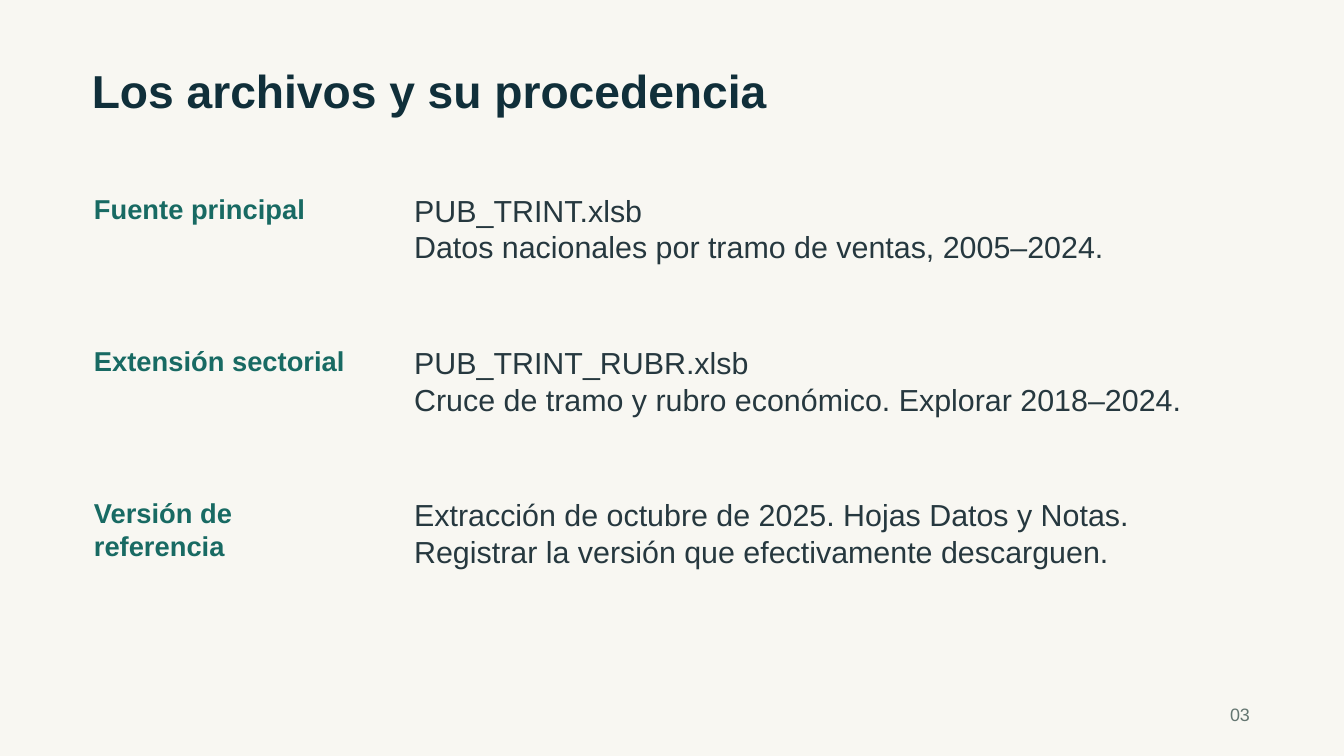
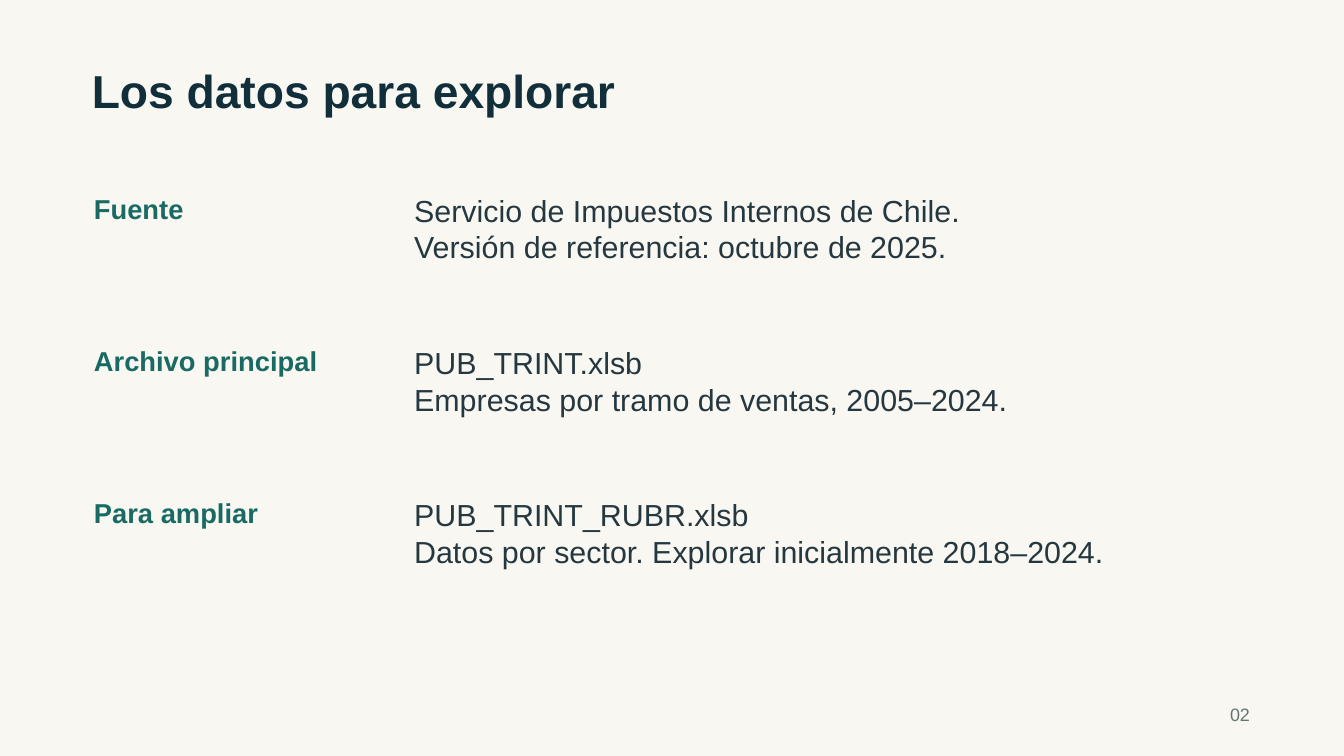
Before and after one commit to nicogarrido/complexity-economics-ai-curso, a slide deck: slide 2 of presentacion/Desafio_01_empresas_chilenas.pptx (slide 3 before the commit). Drawn at 1344x756 pixels with LibreOffice and Linux fonts; fonts in the diff are those of the drawing. Boxes give left, top, right and bottom in pixels: in the first picture for what was removed or moved away, otherwise in the second. Text is boxed around its words. In the diff, an @@ line names an element or a change of style, - is before the commit and + after.

```diff
--- a/presentacion/Desafio_01_empresas_chilenas.pptx
+++ b/presentacion/Desafio_01_empresas_chilenas.pptx
@@ text at box(92, 74, 615, 118): text changed @@
-Los archivos y su procedencia
+Los datos para explorar
@@ text at box(94, 200, 184, 220): text changed @@
-Fuente principal
+Fuente
@@ text added at box(414, 200, 960, 259), 21.8 pt, text #26383F @@
+Servicio de Impuestos Internos de Chile.
+Versión de referencia: octubre de 2025.
@@ text at box(94, 351, 317, 376): text changed @@
-Extensión sectorial
+Archivo principal
@@ text "PUB_TRINT.xlsb": place and size @@
-text "PUB_TRINT.xlsb" at box(414, 200, 1104, 264)
+text "PUB_TRINT.xlsb" at box(414, 352, 1007, 417)
@@ text removed at box(414, 352, 1181, 417) @@
-PUB_TRINT_RUBR.xlsb
-Cruce de tramo y rubro económico. Explorar 2018–2024.
@@ text at box(414, 389, 1007, 417): text changed @@
-Datos nacionales por tramo de ventas, 2005–2024.
+Empresas por tramo de ventas, 2005–2024.
@@ text at box(94, 503, 258, 528): text changed @@
-Versión de referencia
+Para ampliar
@@ text at box(414, 504, 1104, 569): text changed @@
-Extracción de octubre de 2025. Hojas Datos y Notas.
-Registrar la versión que efectivamente descarguen.
+PUB_TRINT_RUBR.xlsb
+Datos por sector. Explorar inicialmente 2018–2024.
@@ text at box(1230, 708, 1250, 721): text changed @@
-03
+02
```
Also in this commit, not shown: 4 other slides changed, 2 slides added, 7 slides removed, 3 other files.
